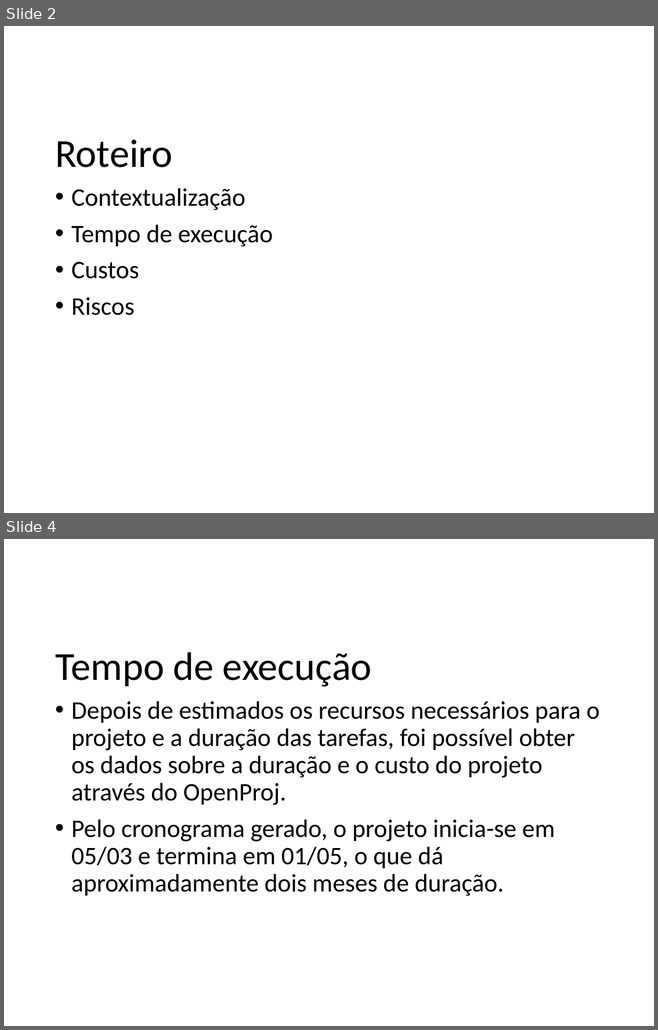
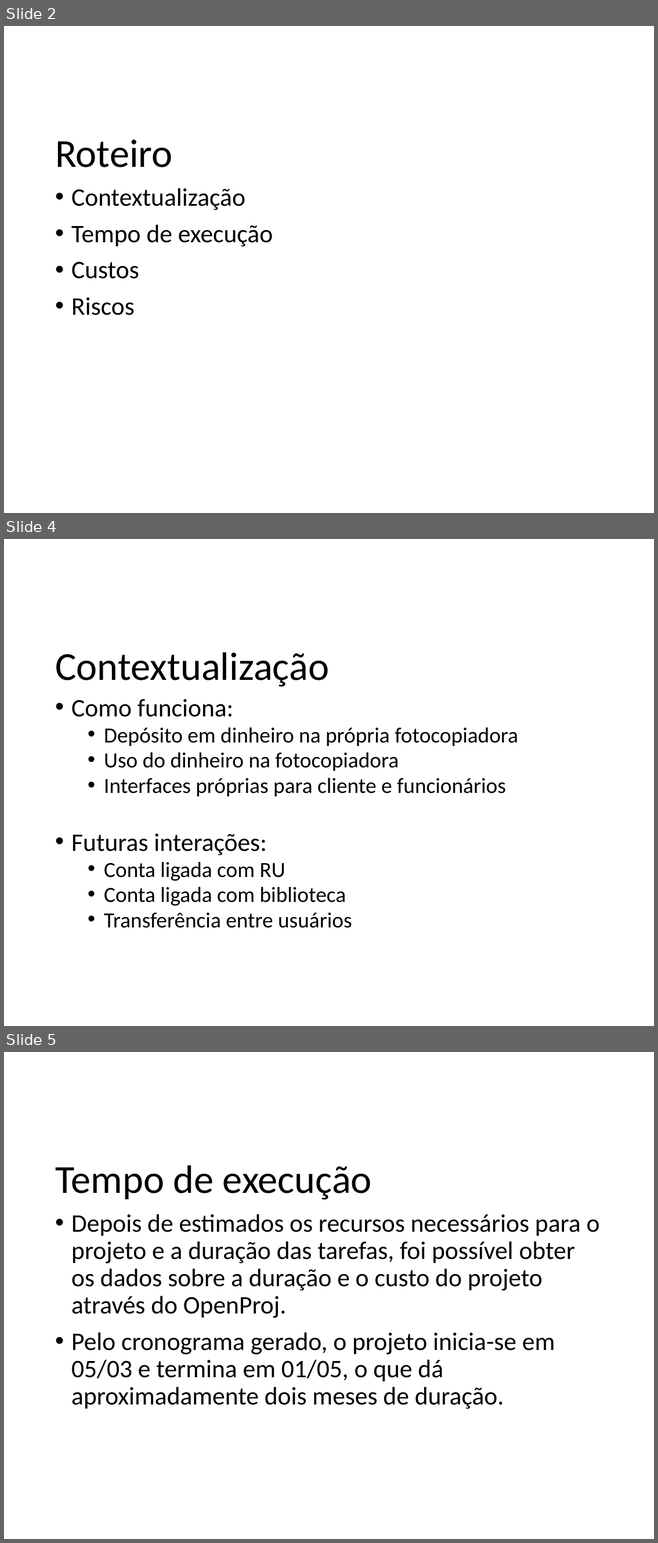
Before and after one commit to drdverzola/Conta-Universitaria, a slide deck: GPS.pptx. Shown one above the other, each under a label of ours: slides 2 and 4 before the commit, slides 2, 4 and 5 after it; the slides between them are not shown. The pictures are 658x1030 and 658x1543 pixels, drawn with LibreOffice and Linux fonts; fonts in the diff are those of the drawing; background and template pictures are left out. Boxes give left, top, right and bottom in pixels: in the first picture for what was removed or moved away, otherwise in the second. Text is boxed around its words. In the diff, an @@ line names an element or a change of style, - is before the commit and + after.

```diff
--- a/GPS.pptx
+++ b/GPS.pptx
@@ slide 4 added at [4,539,654,1026], background picture (left out) @@
@@ title added at [55,652,329,687], 44 pt, text #000000 @@
+Contextualização
@@ text added at [71,699,518,928], 24 pt, text #000000 @@
+• Como funciona:
+  • Depósito em dinheiro na própria fotocopiadora
+  • Uso do dinheiro na fotocopiadora
+  • Interfaces próprias para cliente e funcionários
+• Futuras interações:
+  • Conta ligada com RU
+  • Conta ligada com biblioteca
+  • Transferência entre usuários
@@ what was slide 4 is now slide 5 @@
```
Also in this commit, not shown: 1 slide changed.
